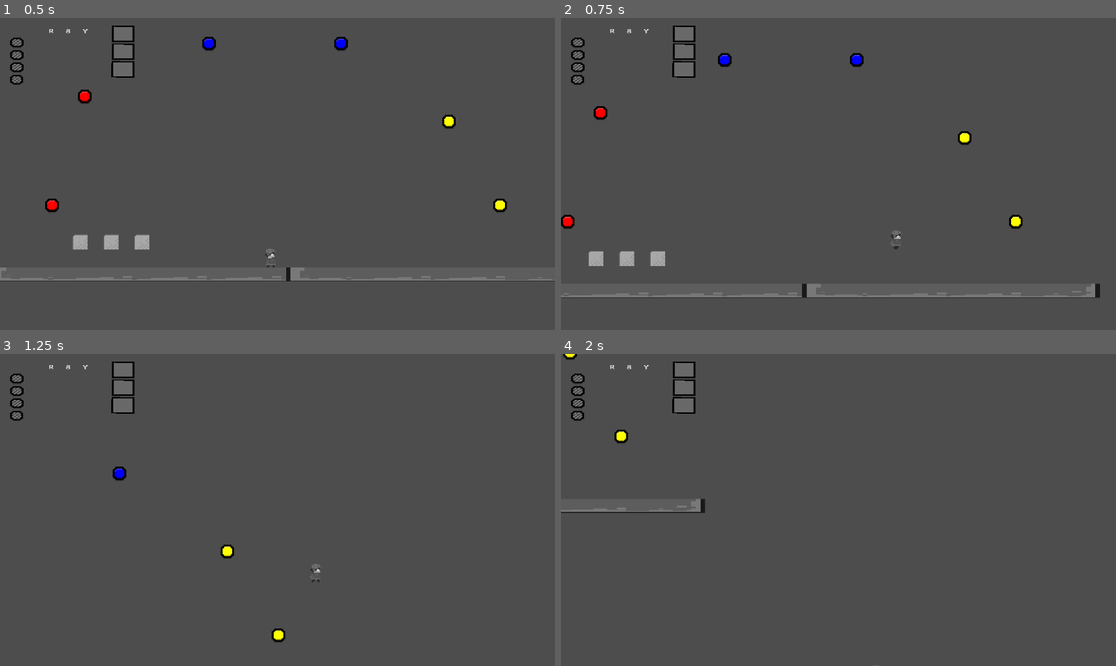
Above: before the commit, frames 1-4 (two rows, left to right).
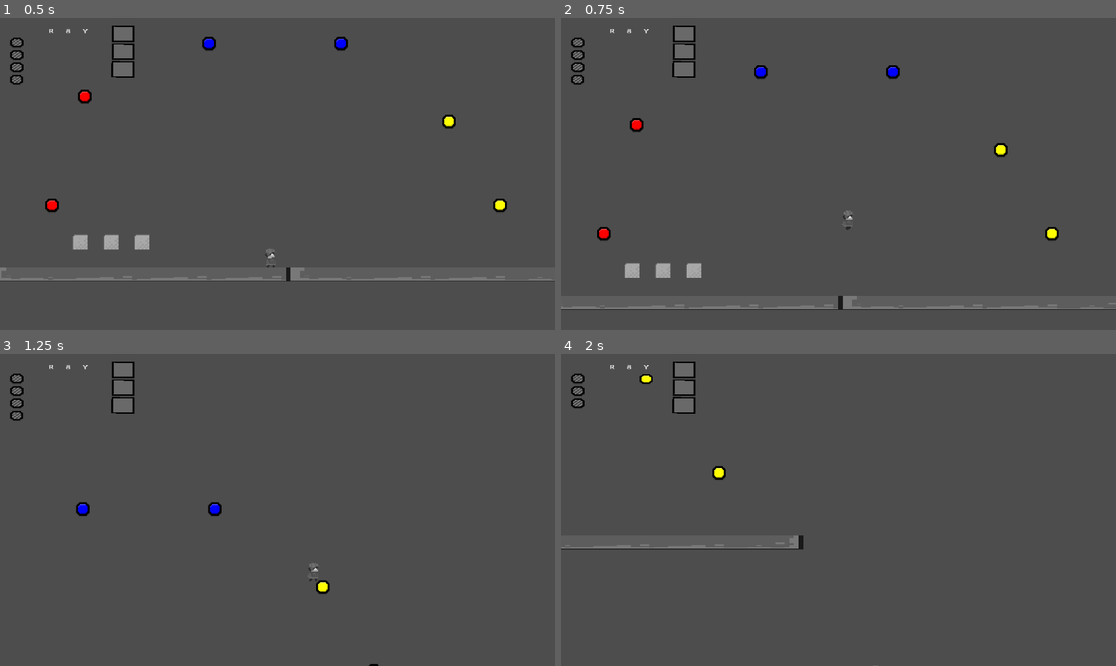
Above: after the commit, the same moments.

Repository: HimeWoo/untitled-paint-game
Game: Godot game, scene res://scenes/item_test.tscn
Two runs of this game, one before a commit and one after it. Both use one fixed random seed, a clock stepped at 60 frames per second and the inputs below.
Inputs (mouse positions are in pixels of both pictures, inside the frame that each line leads up to):
- Up to frame 1 (0.5 s): no input
- Up to frame 2 (0.75 s): tap Enter (ui_accept) at 0.5 s; move the mouse to (960, 158) at 0.52 s; hold Right (ui_right) from 0.53 s (still down); tap Shift (dash) at 0.6 s; click (960, 158) at 0.67 s
- Up to frame 3 (1.25 s): keep holding Right (ui_right); tap Space (jump) at 0.77, 1.07 s; tap Enter (ui_accept) at 0.8 s
- Up to frame 4 (2 s): keep holding Right (ui_right); move the mouse to (727, 525) at 1.27 s; tap Enter (ui_accept) at 1.35 s; tap Space (jump) at 1.52, 1.55, 1.82 s

Frame 1 is identical in both runs. In frame 2, 4.2% of the frame differs, in the area x 0-100%, y 11-94%; in frame 3, 0.6%; in frame 4, 1.2%.

Commit message:
Player momentum

Diff:
--- a/untitled-paint-game/scripts/player.gd
+++ b/untitled-paint-game/scripts/player.gd
@@ -6,12 +6,21 @@
 const DASH_SPEED = 700.0
 const DASH_TIME = 0.15
 const DASH_COOLDOWN = 0.5
+const GROUND_ACCEL = 2000.0
+const GROUND_DECEL = 3000.0
+const AIR_ACCEL = 1200.0
+const AIR_DECEL = 300.0
+const DASH_DECEL = 2000.0
+const DASH_DECEL_DURATION = 0.25
+
 
 var jumps_left = 1
 var is_dashing = false
 var dash_timer = 0.0
 var dash_cooldown_timer = 0.0
 var dash_direction = 0
+var horizontal_momentum = 0.0
+var dash_decel_timer = 0.0
 
 # ---------- MELEE ATTACK VARIABLES ---------
 const ATTACK_COOLDOWN = 0.4
@@ -81,21 +90,21 @@
 		elif jumps_left > 0:
 			velocity.y = JUMP_VELOCITY
 			jumps_left -= 1
+		else:
+			print("No jumps left/not on floor")
+			pass
 
-	if Input.is_action_just_pressed("dash") and dash_cooldown_timer <= 0.0 and not is_dashing:
-		var left := Input.is_action_pressed("ui_left") or Input.is_key_pressed(KEY_A)
-		var right := Input.is_action_pressed("ui_right") or Input.is_key_pressed(KEY_D)
-		dash_direction = int(right) - int(left)
-		if dash_direction == 0:
-			dash_direction = sign(velocity.x) if velocity.x != 0 else 1
+	if Input.is_action_just_pressed("dash") and dash_cooldown_timer <= 0.0 and not is_dashing and is_on_floor():
+		dash_direction = facing_dir if facing_dir != 0 else 1
 		start_dash()
 	if Input.is_action_just_pressed("melee_attack"):
 		perform_slash()
 
 	if is_dashing:
 		dash_timer -= delta
-		velocity.y = 0
-		velocity.x = dash_direction * DASH_SPEED
+		# removed to allow jumping during dash
+		# velocity.y = 0
+		horizontal_momentum = dash_direction * DASH_SPEED
 		if dash_timer <= 0:
 			end_dash()
 	else:
@@ -103,13 +112,27 @@
 		var right := Input.is_action_pressed("ui_right") or Input.is_key_pressed(KEY_D)
 		var direction := int(right) - int(left)
 
+		var accel := 0.0
+		var decel := 0.0
+		if is_on_floor():
+			accel = GROUND_ACCEL
+			decel = GROUND_DECEL
+		else:
+			accel = AIR_ACCEL
+			decel = AIR_DECEL
+		if dash_decel_timer > 0.0:
+			decel = DASH_DECEL
+
 		if direction != 0:
-			velocity.x = direction * SPEED
+			horizontal_momentum = move_toward(horizontal_momentum, direction * SPEED, accel * delta)
 		else:
-			velocity.x = move_toward(velocity.x, 0, SPEED)
+			horizontal_momentum = move_toward(horizontal_momentum, 0.0, decel * delta)
 
+	velocity.x = horizontal_momentum
 	if dash_cooldown_timer > 0:
 		dash_cooldown_timer -= delta
+	if dash_decel_timer > 0.0:
+		dash_decel_timer -= delta
 
 	move_and_slide()
 
@@ -120,6 +143,7 @@
 
 func end_dash() -> void:
 	is_dashing = false
+	dash_decel_timer = DASH_DECEL_DURATION
 
 func perform_slash() -> void:
 	if not can_attack:
